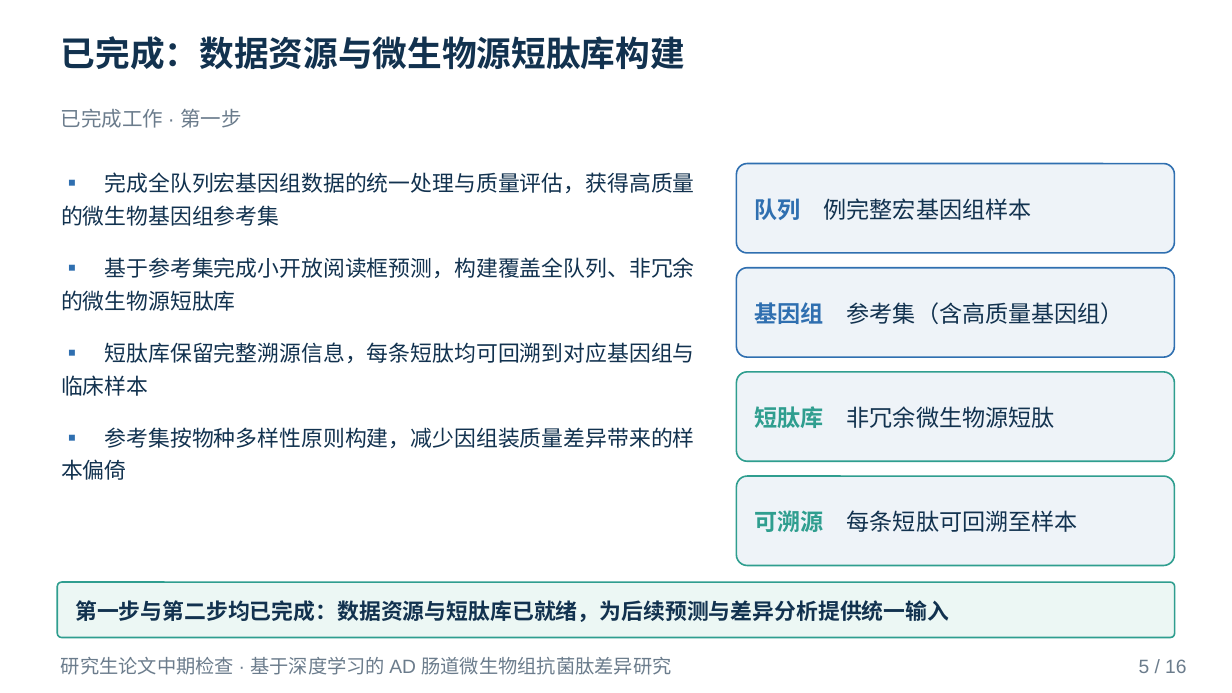
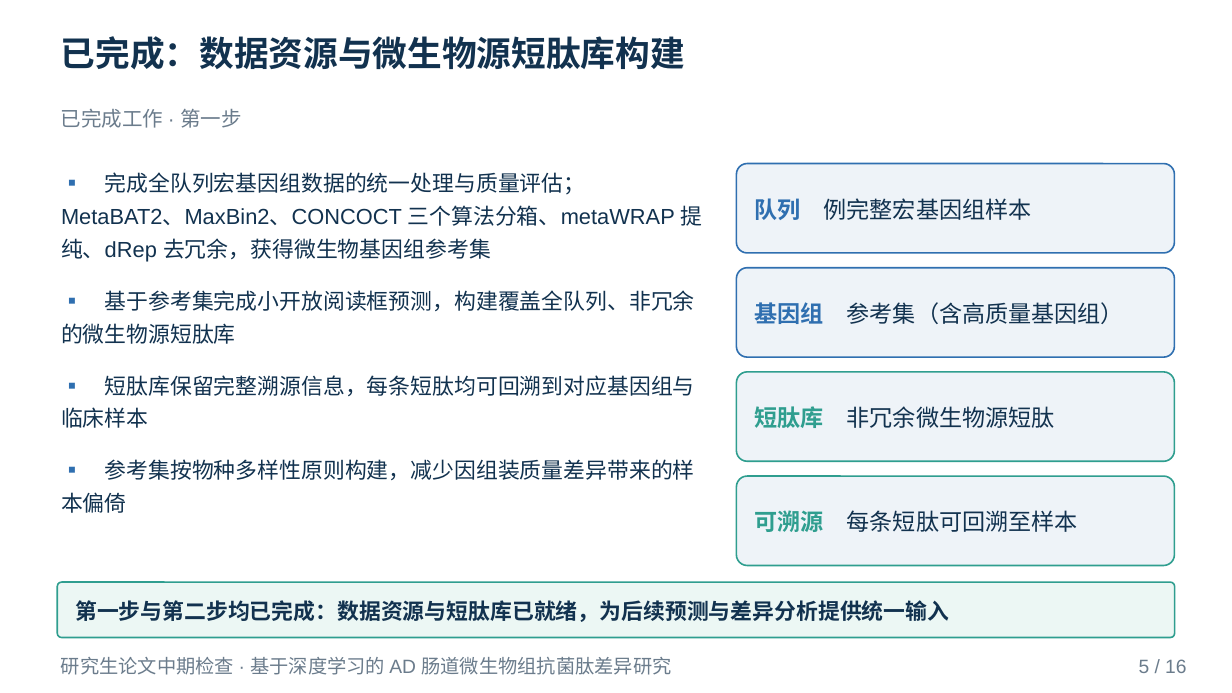
Before and after one commit to mqgg5630-cyber/zhongqi, a slide deck: slide 5 of deliverable/中期答辩_A_学术蓝.pptx. Drawn at 1232x693 pixels with LibreOffice and Linux fonts; fonts in the diff are those of the drawing. Boxes give left, top, right and bottom in pixels: in the first picture for what was removed or moved away, otherwise in the second. Text is boxed around its words. In the diff, an @@ line names an element or a change of style, - is before the commit and + after.

Commit message:
docx/PPT 口径再统一：分箱算法入 docx、中间版 1 技术路线补正文、一致性检查加结构校验
- 4 份 docx 的技术路线写明 MetaBAT2 / MaxBin2 / CONCOCT 三个分箱算法（与 PPT 流程页一致）
- 中间版 1 的「（五）技术路线与实施要点」原来只剩标题，补回四层路线正文
- A 版数据资源页也点名三个分箱算法
- check_consistency 新增：分箱工具口径、各版页数与中间版 2 已删页面不得复现
- 重出 4 份 docx + 单页签字页 + A 版 PPT + docx 预览图；check_all rc=0（0 soft warning）

```diff
--- a/deliverable/中期答辩_A_学术蓝.pptx
+++ b/deliverable/中期答辩_A_学术蓝.pptx
@@ text at (61, 172, 703, 262): text changed @@
-▪ 完成全队列宏基因组数据的统一处理与质量评估，获得高质量的微生物基因组参考集
+▪ 完成全队列宏基因组数据的统一处理与质量评估；MetaBAT2、MaxBin2、CONCOCT 三个算法分箱、metaWRAP 提纯、dRep 去冗余，获得微生物基因组参考集
```
Also in this commit, not shown: 14 other files.
